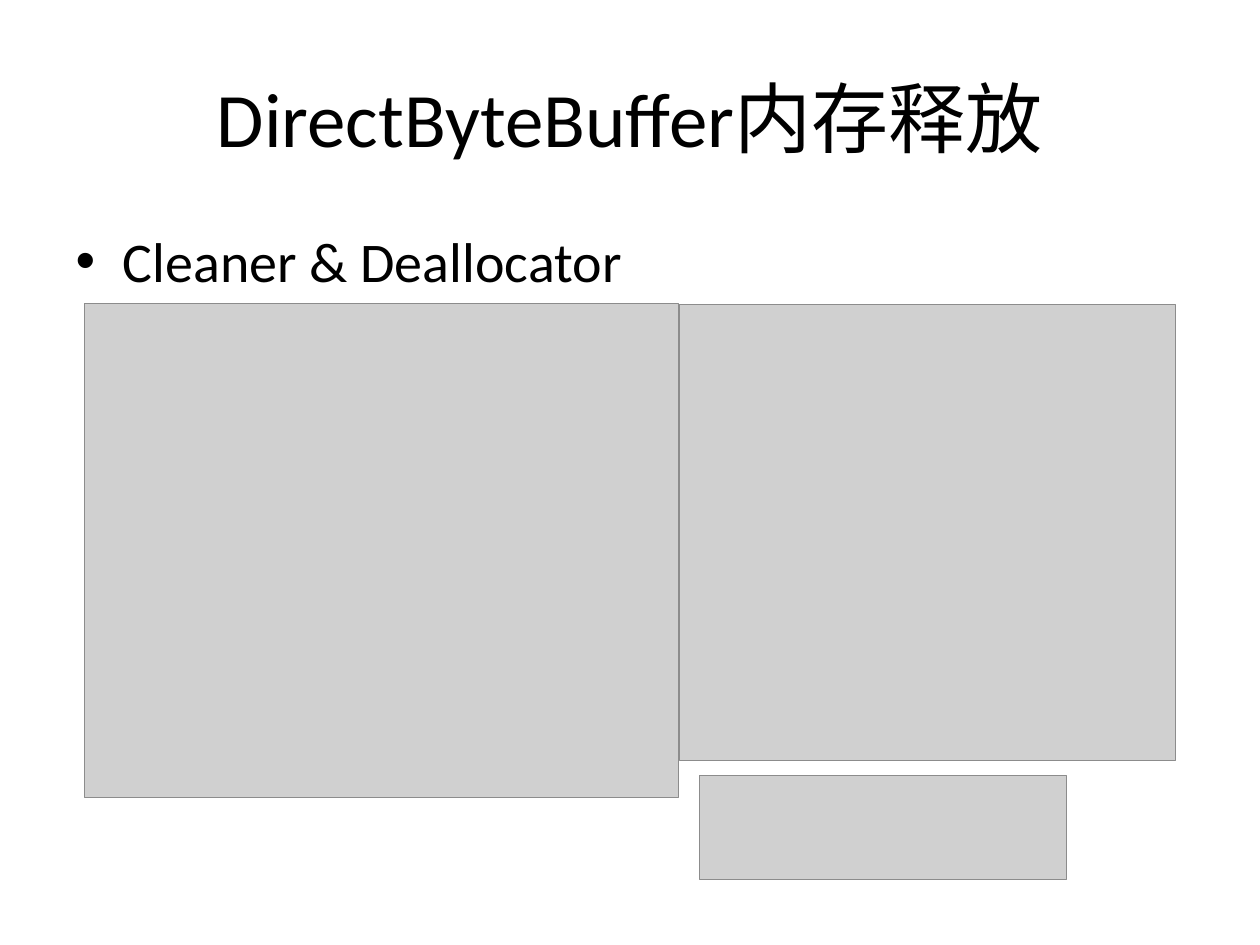
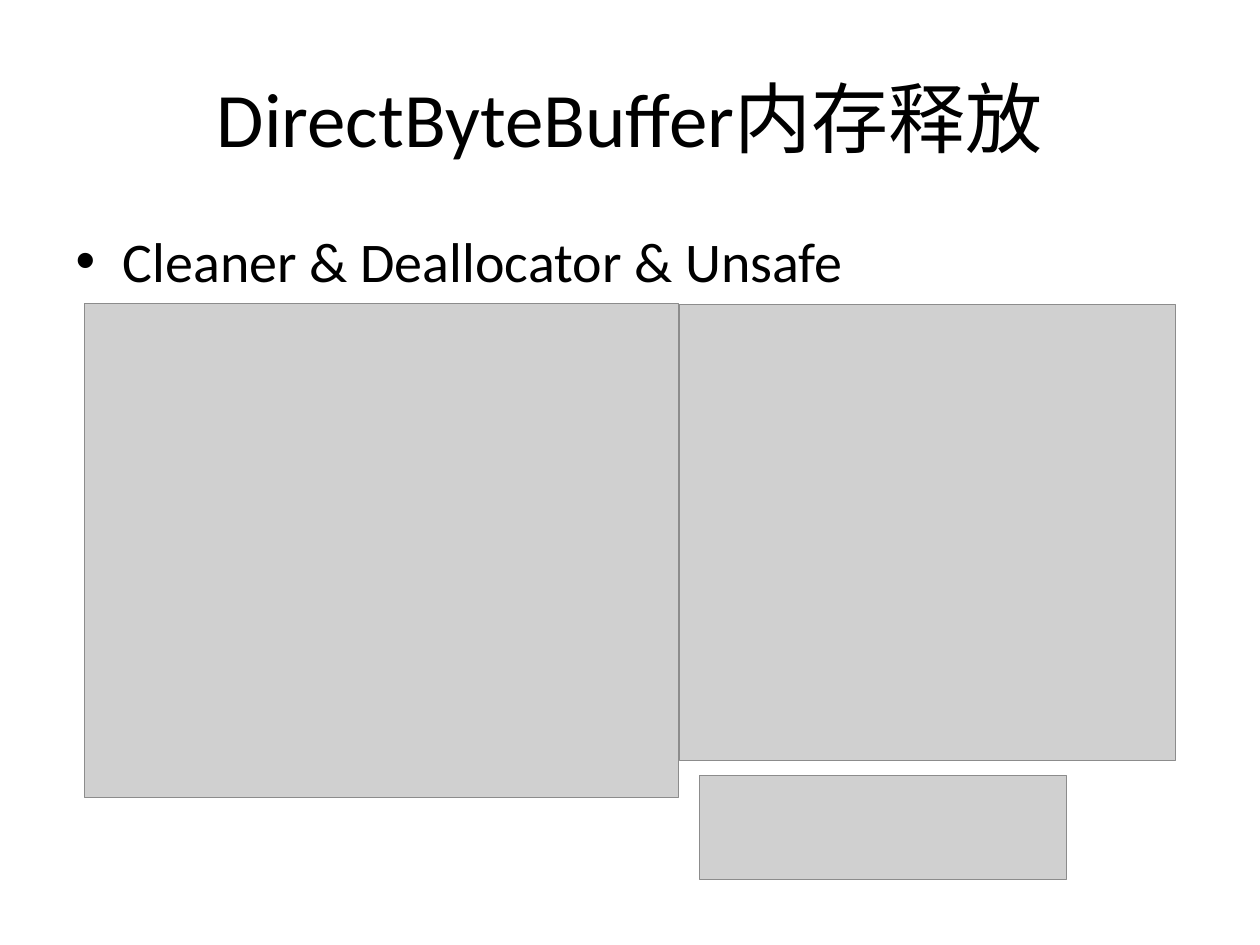
Before and after one commit to guhanjie/Knowledge-sharing, a slide deck: slide 18 of 扒一扒Java IO那些事儿.pptx. Drawn at 1260x945 pixels with LibreOffice and Linux fonts; fonts in the diff are those of the drawing; grey boxes stand for pictures. Boxes give left, top, right and bottom in pixels: in the first picture for what was removed or moved away, otherwise in the second. Text is boxed around its words. In the diff, an @@ line names an element or a change of style, - is before the commit and + after.

```diff
--- a/扒一扒Java IO那些事儿.pptx
+++ b/扒一扒Java IO那些事儿.pptx
@@ text at box(123, 243, 842, 283): text changed @@
-• Cleaner & Deallocator
+• Cleaner & Deallocator & Unsafe
```
Also in this commit, not shown: 7 other slides changed, 4 slides added, 2 slides removed.
